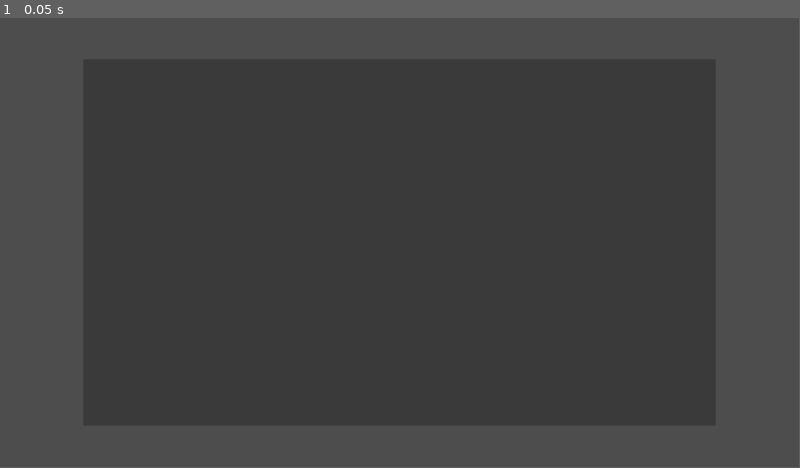
Above: before the commit, frame 1.
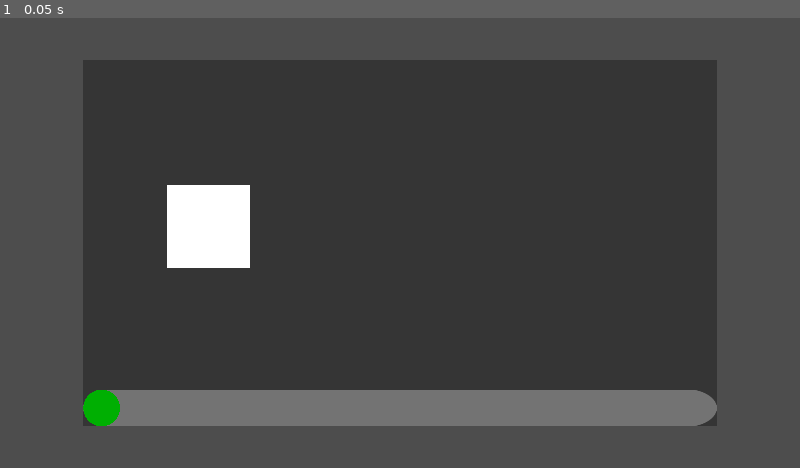
Above: after the commit, the same moment.

Repository: TheJP/GlobalGameJam2024
Game: Godot game, scene res://main.tscn
Two runs of this game, one before a commit and one after it. Both use one fixed random seed, a clock stepped at 60 frames per second and the inputs below.
Inputs:
- Up to frame 1 (0.05 s): no input
The window is 799x449 before the commit and 800x450 after it. Grey fills any space a smaller window leaves; there, only what the larger window draws over its background counts as a difference.

The runs differ from the first frame. In frame 1, 8.2% of the frame differs, in the area x 10-90%, y 37-91%.

Commit message:
Worked on mini-game 1: sofa game

Diff:
--- /dev/null
+++ b/Catfluencer/01_sofa_game/slider.gd
@@ -0,0 +1,57 @@
+extends Node2D
+
+
+signal value_changed(new_value: float)
+
+
+var value: float = 0
+var max_value: float = 1
+var _left: Vector2
+var _right: Vector2
+var _mouse_inside: bool = false
+var _dragging: bool = false
+var _drag_origin: float
+
+
+func _input(event):
+	if event is InputEventMouseButton:
+		if event.button_index != MOUSE_BUTTON_LEFT:
+			return
+
+		if event.pressed and _mouse_inside:
+			_dragging = true
+			_drag_origin = event.global_position.x - $Grabber.global_position.x
+
+		if not event.pressed:
+			_dragging = false
+
+	if event is InputEventMouseMotion:
+		if not _dragging:
+			return
+
+		var new_unbound = event.global_position.x - _drag_origin
+		var new_bound = clamp(new_unbound, _left.x, _right.x)
+		$Grabber.global_position.x = new_bound
+		value = (new_bound - _left.x) / (_right.x - _left.x) * max_value
+		value_changed.emit(value)
+
+
+func fit_into(new_position: Vector2, new_size: Vector2):
+	var minSide = minf(new_size.x, new_size.y)
+	var minSize = Vector2(minSide, minSide)
+	_left = new_position + 0.5 * minSize;
+	_right = new_position + new_size - 0.5 * minSize
+	$Grabber.global_scale = minSize
+	$Grabber.global_position = _left.lerp(_right, value / max_value)
+	$Background.global_scale = new_size
+	$Background.global_position = new_position
+
+
+func _on_grabber_mouse_entered():
+	_mouse_inside = true
+	Input.set_default_cursor_shape(Input.CURSOR_POINTING_HAND)
+
+
+func _on_grabber_mouse_exited():
+	_mouse_inside = false
+	Input.set_default_cursor_shape(Input.CURSOR_ARROW)
--- /dev/null
+++ b/Catfluencer/01_sofa_game/slider.tscn
@@ -0,0 +1,39 @@
+[gd_scene load_steps=5 format=3 uid="uid://dgjybaqr7v1fv"]
+
+[ext_resource type="Texture2D" uid="uid://dfyvg0pxkyk4d" path="res://circle.png" id="1_6vmye"]
+[ext_resource type="Script" path="res://01_sofa_game/slider.gd" id="1_uocju"]
+[ext_resource type="Texture2D" uid="uid://b168l2k10fyol" path="res://01_sofa_game/slider_bg.png" id="2_2n0j7"]
+
+[sub_resource type="CircleShape2D" id="CircleShape2D_xnkxm"]
+radius = 0.5
+
+[node name="Slider" type="Node2D"]
+script = ExtResource("1_uocju")
+
+[node name="Grabber" type="Area2D" parent="."]
+scale = Vector2(100, 100)
+
+[node name="Sprite2D" type="Sprite2D" parent="Grabber"]
+modulate = Color(0, 0.686275, 0.00784314, 1)
+z_index = 11
+scale = Vector2(0.002, 0.002)
+texture = ExtResource("1_6vmye")
+metadata/_edit_lock_ = true
+
+[node name="CollisionShape2D" type="CollisionShape2D" parent="Grabber"]
+shape = SubResource("CircleShape2D_xnkxm")
+
+[node name="Background" type="Node2D" parent="."]
+position = Vector2(-51, -49)
+scale = Vector2(1000, 100)
+
+[node name="Sprite2D" type="Sprite2D" parent="Background"]
+modulate = Color(0.45098, 0.45098, 0.45098, 1)
+z_index = 10
+position = Vector2(0.5, 0.5)
+scale = Vector2(0.001, 0.01)
+texture = ExtResource("2_2n0j7")
+metadata/_edit_lock_ = true
+
+[connection signal="mouse_entered" from="Grabber" to="." method="_on_grabber_mouse_entered"]
+[connection signal="mouse_exited" from="Grabber" to="." method="_on_grabber_mouse_exited"]
--- /dev/null
+++ b/Catfluencer/01_sofa_game/sofa_game.gd
@@ -0,0 +1,10 @@
+extends Node2D
+
+
+func _ready():
+	var new_size: Vector2 = Vector2(1.0, 0.1) * ReferenceSize.rect.size
+	$Slider.fit_into(ReferenceSize.rect.position + ReferenceSize.rect.size - new_size, new_size)
+
+
+func _on_slider_value_changed(new_value):
+	pass
--- /dev/null
+++ b/Catfluencer/01_sofa_game/sofa_game.tscn
@@ -0,0 +1,15 @@
+[gd_scene load_steps=3 format=3 uid="uid://uppfr5glg0qf"]
+
+[ext_resource type="Script" path="res://01_sofa_game/sofa_game.gd" id="1_u6uvt"]
+[ext_resource type="PackedScene" uid="uid://dgjybaqr7v1fv" path="res://01_sofa_game/slider.tscn" id="2_rfkv3"]
+
+[node name="SofaGame" type="Node2D"]
+script = ExtResource("1_u6uvt")
+
+[node name="Cat" type="Polygon2D" parent="."]
+polygon = PackedVector2Array(400, 400, 600, 400, 600, 600, 400, 600)
+
+[node name="Slider" parent="." instance=ExtResource("2_rfkv3")]
+position = Vector2(448, 918)
+
+[connection signal="value_changed" from="Slider" to="." method="_on_slider_value_changed"]
--- a/Catfluencer/main.tscn
+++ b/Catfluencer/main.tscn
@@ -1,7 +1,11 @@
-[gd_scene format=3 uid="uid://dgll6y3fdjsv2"]
+[gd_scene load_steps=2 format=3 uid="uid://dgll6y3fdjsv2"]
+
+[ext_resource type="PackedScene" uid="uid://uppfr5glg0qf" path="res://01_sofa_game/sofa_game.tscn" id="1_j3nl1"]
 
 [node name="Node2D" type="Node2D"]
 
-[node name="Screen" type="Polygon2D" parent="."]
-color = Color(0.227451, 0.227451, 0.227451, 1)
+[node name="Screen" type="Polygon2D" parent="." groups=["screen"]]
+color = Color(0.133333, 0.133333, 0.133333, 0.54902)
 polygon = PackedVector2Array(200, 100, 1720, 100, 1720, 980, 200, 980)
+
+[node name="SofaGame" parent="." instance=ExtResource("1_j3nl1")]
--- a/Catfluencer/project.godot
+++ b/Catfluencer/project.godot
@@ -15,10 +15,15 @@
 config/features=PackedStringArray("4.2", "GL Compatibility")
 config/icon="res://icon.svg"
 
+[autoload]
+
+ReferenceSize="*res://singleton/reference_size.gd"
+
 [display]
 
 window/size/viewport_width=1920
 window/size/viewport_height=1080
+window/stretch/mode="canvas_items"
 
 [rendering]
 
--- /dev/null
+++ b/Catfluencer/singleton/reference_size.gd
@@ -0,0 +1,18 @@
+extends Node
+
+
+var rect: Rect2
+
+
+func _ready():
+	var screen: Polygon2D = get_tree().get_first_node_in_group("screen")
+	rect = Rect2(INF,INF,-INF,-INF)
+	if screen:
+		for v in screen.polygon:
+			rect.position.x = minf(rect.position.x, v.x)
+			rect.position.y = minf(rect.position.y, v.y)
+			rect.size.x = maxf(rect.size.x, v.x)
+			rect.size.y = maxf(rect.size.y, v.y)
+		rect.size -= rect.position
+	else:
+		rect = Rect2(0, 0, 1920, 1080)
Binary file added: Catfluencer/01_sofa_game/slider_bg.png
Not shown, added: Catfluencer/01_sofa_game/slider_bg.png.import
Binary file added: Catfluencer/circle.png
Not shown, added: Catfluencer/circle.png.import
Binary file added: Catfluencer/square.png
Not shown, added: Catfluencer/square.png.import
